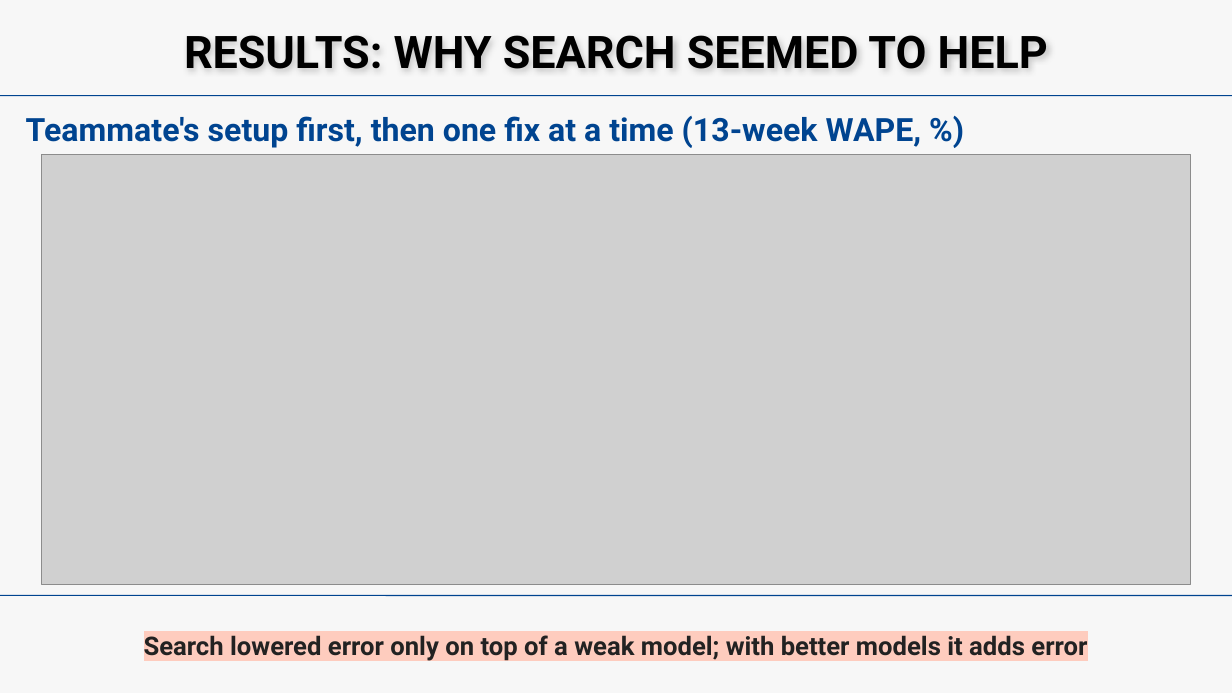
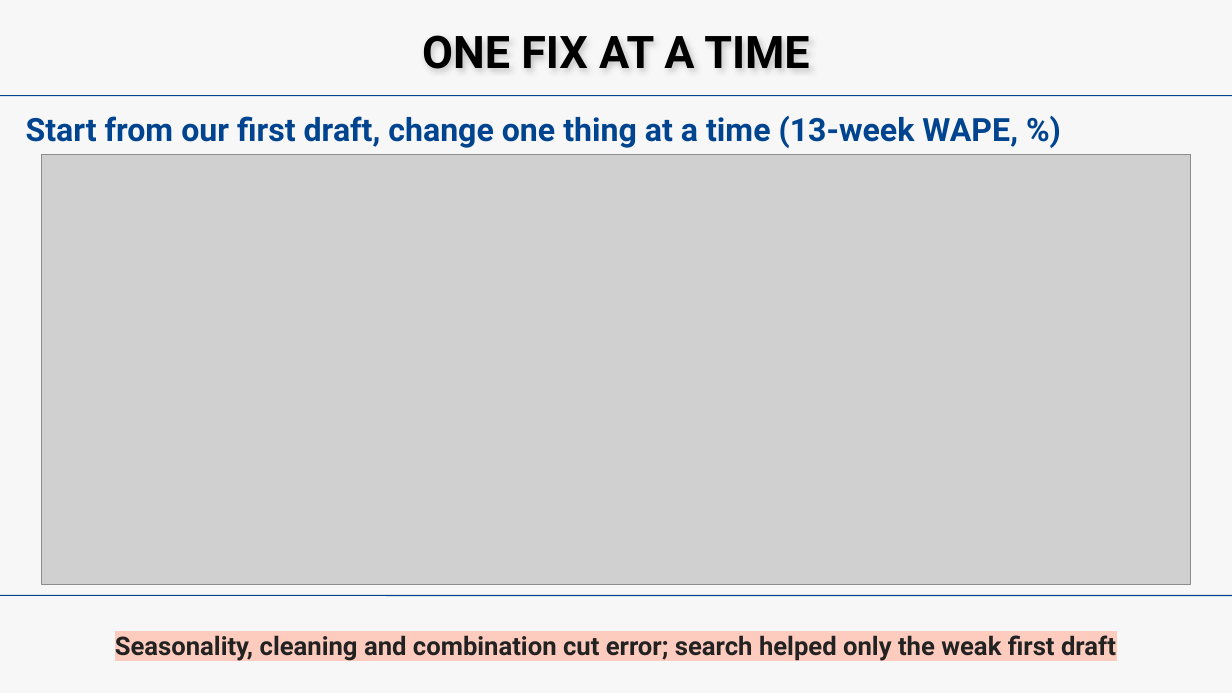
Before and after one commit to beblack127/HEAT, a slide deck: slide 6 of reports/gt_midterm/slides/HEAT_midterm.pptx (slide 9 before the commit). Drawn at 1232x693 pixels with LibreOffice and Linux fonts; fonts in the diff are those of the drawing; grey boxes stand for pictures. Boxes give left, top, right and bottom in pixels: in the first picture for what was removed or moved away, otherwise in the second. Text is boxed around its words. In the diff, an @@ line names an element or a change of style, - is before the commit and + after.

```diff
--- a/reports/gt_midterm/slides/HEAT_midterm.pptx
+++ b/reports/gt_midterm/slides/HEAT_midterm.pptx
@@ text at [422, 35, 809, 69]: text changed @@
-RESULTS: WHY SEARCH SEEMED TO HELP
+ONE FIX AT A TIME
@@ text at [26, 116, 1018, 148]: text changed @@
-Teammate's setup first, then one fix at a time (13-week WAPE, %)
+Start from our first draft, change one thing at a time (13-week WAPE, %)
@@ text at [115, 635, 1116, 661]: text changed @@
-Search lowered error only on top of a weak model; with better models it adds error
+Seasonality, cleaning and combination cut error; search helped only the weak first draft
```
Also in this commit, not shown: 5 other slides changed, 4 slides added, 4 slides removed, 13 other files.
